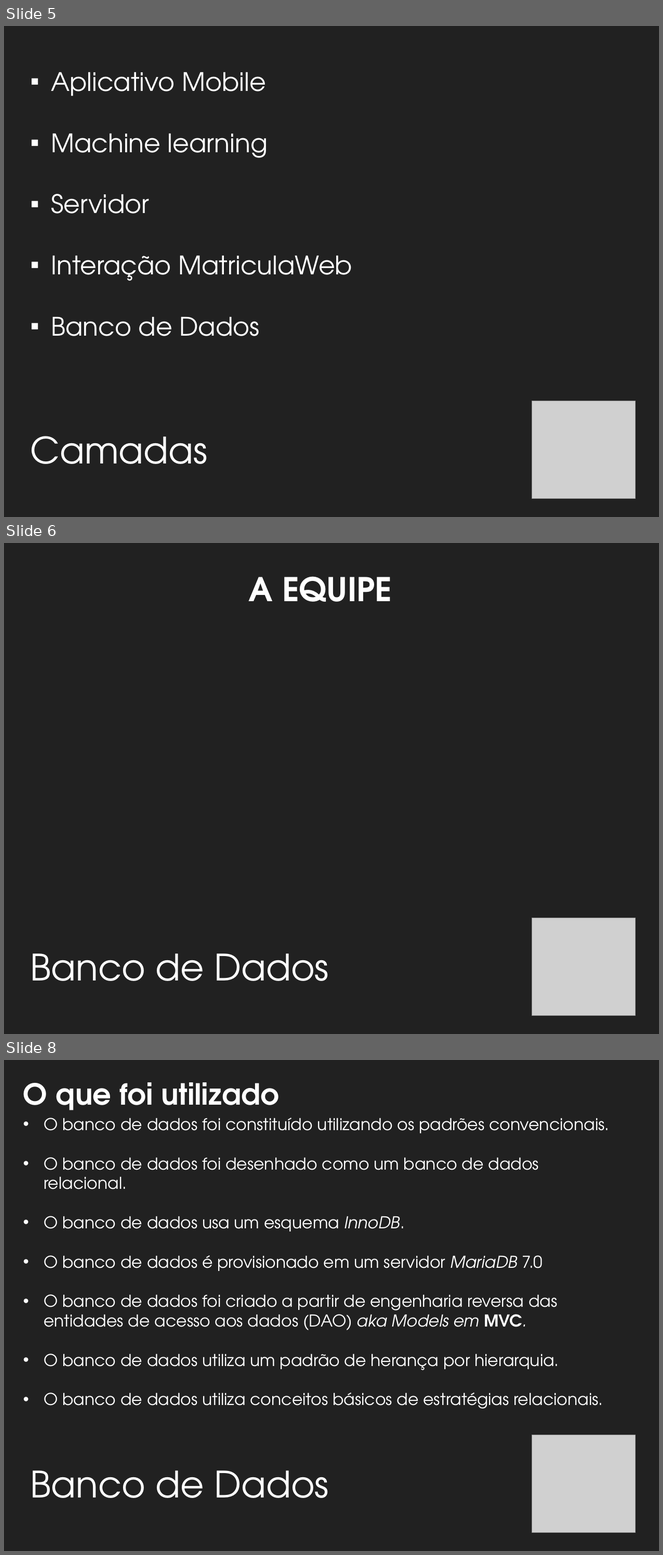
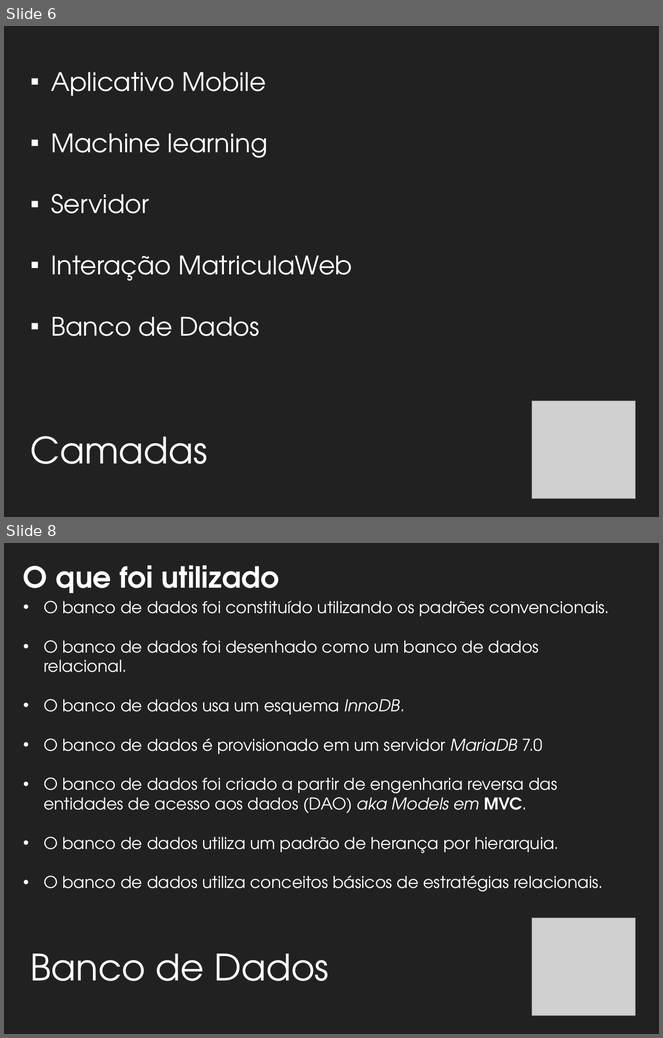
Before and after one commit to ovflowd/matriculeMe, a slide deck: Artefatos/ApresentaçãoFinal.pptx. Shown one above the other, each under a label of ours: slides 5, 6 and 8 before the commit, slides 6 and 8 after it; the slides between them are not shown. The pictures are 663x1555 and 663x1038 pixels, drawn with LibreOffice and Linux fonts; fonts in the diff are those of the drawing; grey boxes stand for pictures; background and template pictures are left out. Boxes give left, top, right and bottom in pixels: in the first picture for what was removed or moved away, otherwise in the second. Text is boxed around its words. In the diff, an @@ line names an element or a change of style, - is before the commit and + after.

```diff
--- a/Artefatos/ApresentaçãoFinal.pptx
+++ b/Artefatos/ApresentaçãoFinal.pptx
@@ slide 6 removed at [4,543,659,1034], background #212121 @@
@@ text removed at [249,576,392,602] @@
-A EQUIPE
@@ picture removed at [532,918,636,1016] @@
@@ text removed at [31,954,329,981] @@
-Banco de Dados
@@ what was slide 5 is now slide 6 @@
```
Also in this commit, not shown: 6 slides changed, 4 slides added, 5 other slides removed.
